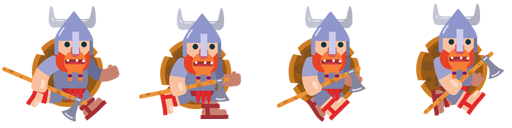
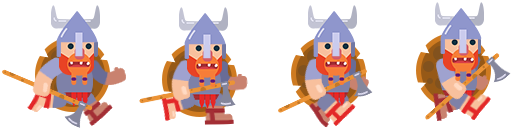
Before/after of a (512, 128) layered artwork. What changed in the layer stack:
added group "Up" (1st of 2) with 38 layers above "kickoff" over [416, 2, 511, 121]
added layer "Axe v1" (2nd of 6, in "Up") in group "Up" over [425, 52, 511, 120]
added group "Shield v3" (2nd of 6, in "Up") with 10 layers in group "Up" over [416, 33, 491, 108]
added layer "Inner shield" (4th of 18, in "Up" › "Shield v3") in group "Shield v3" over [421, 38, 486, 103]
added layer "Outter shield" (6th of 24, in "Up" › "Shield v3") in group "Shield v3" over [416, 33, 491, 108]
added group "kickoff" (1st of 2) with 38 layers above "Passing" over [277, 5, 373, 128]
added group "Shield v3" (3rd of 6, in "kickoff") with 10 layers in group "kickoff" over [291, 36, 366, 111]
added layer "Inner shield" (7th of 18, in "kickoff" › "Shield v3") in group "Shield v3" over [296, 41, 361, 106]
added layer "Outter shield" (10th of 24, in "kickoff" › "Shield v3") in group "Shield v3" over [291, 36, 366, 111]
added group "Passing" (1st of 2) with 38 layers above "Contact" over [139, 7, 248, 125]
added group "Shield v3" (4th of 6, in "Passing") with 10 layers in group "Passing" over [162, 42, 237, 117]
added layer "Inner shield" (10th of 18, in "Passing" › "Shield v3") in group "Shield v3" over [167, 47, 232, 112]
added layer "Outter shield" (14th of 24, in "Passing" › "Shield v3") in group "Shield v3" over [162, 42, 237, 117]
added group "Contact" (1st of 2) with 38 layers above "Character Modif" over [2, 5, 126, 128]
added layer "Axe v1" (5th of 6, in "Contact") in group "Contact" over [2, 69, 93, 128]
added group "Shield v3" (5th of 6, in "Contact") with 10 layers in group "Contact" over [35, 37, 110, 112]
added layer "Inner shield" (13th of 18, in "Contact" › "Shield v3") in group "Shield v3" over [40, 42, 105, 107]
added layer "Outter shield" (18th of 24, in "Contact" › "Shield v3") in group "Shield v3" over [35, 37, 110, 112]
hid group "v1" (4 layers) over [2, 3, 504, 122]
…and 66 more changes (66 added)
